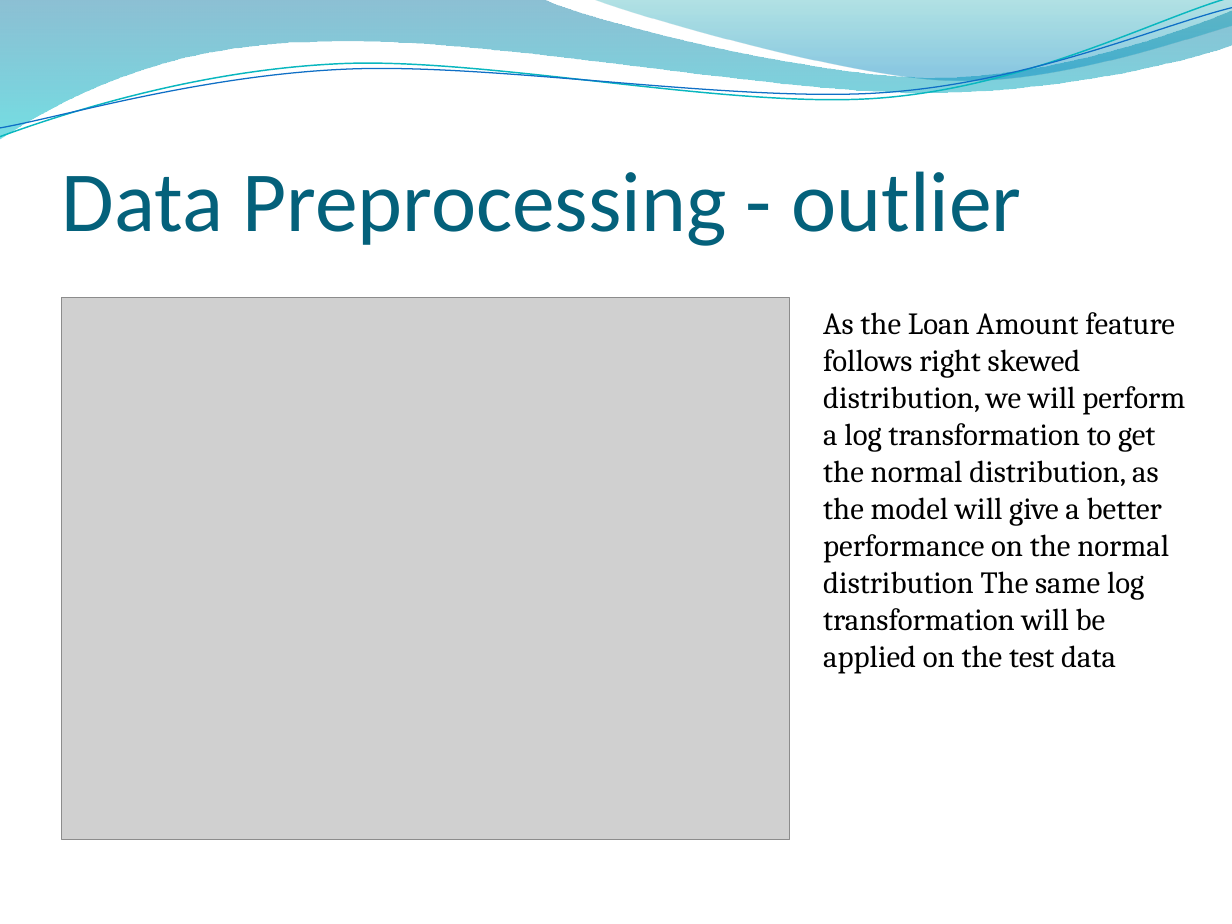
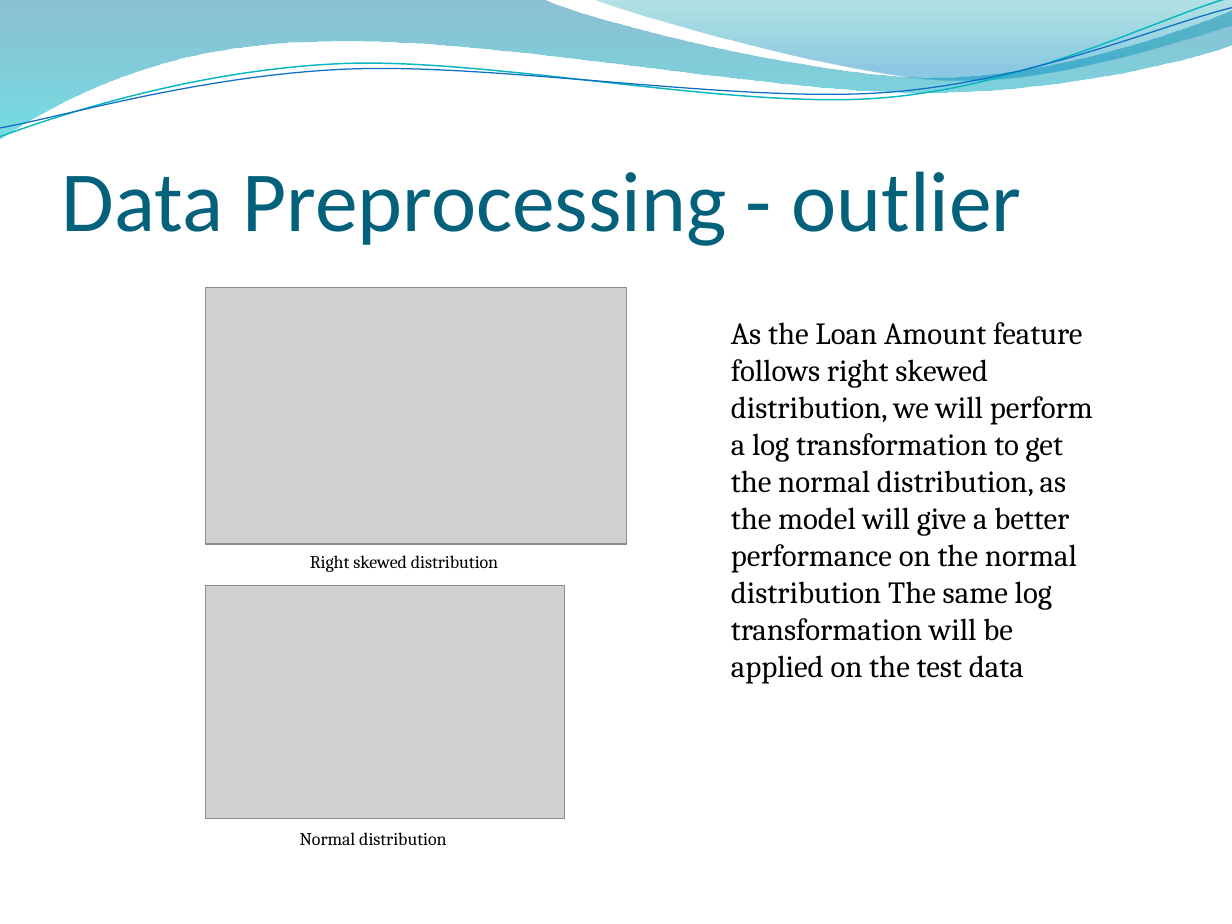
Before and after one commit to williambfi/machine-learning-assignment, a slide deck: slide 17 of Final Project House Loan Prediction/HOUSE LOAN PREDICTION.pptx. Drawn at 1232x924 pixels with LibreOffice and Linux fonts; fonts in the diff are those of the drawing; grey boxes stand for pictures; background and template pictures are left out. Boxes give left, top, right and bottom in pixels: in the first picture for what was removed or moved away, otherwise in the second. Text is boxed around its words. In the diff, an @@ line names an element or a change of style, - is before the commit and + after.

```diff
--- a/Final Project House Loan Prediction/HOUSE LOAN PREDICTION.pptx
+++ b/Final Project House Loan Prediction/HOUSE LOAN PREDICTION.pptx
@@ picture added at [206, 287, 627, 543] @@
@@ text "As the Loan Amount feature ...": place and size @@
-text "As the Loan Amount feature ..." at [823, 312, 1185, 674]
+text "As the Loan Amount feature ..." at [731, 322, 1093, 684]
@@ text added at [310, 555, 498, 572], 10.5 pt, text #000000 @@
+Right skewed distribution
@@ picture: place and size @@
-picture at [62, 298, 790, 840]
+picture at [206, 585, 565, 819]
@@ text added at [300, 832, 446, 845], 10.5 pt, text #000000 @@
+Normal distribution
```
Also in this commit, not shown: 13 other slides changed.
